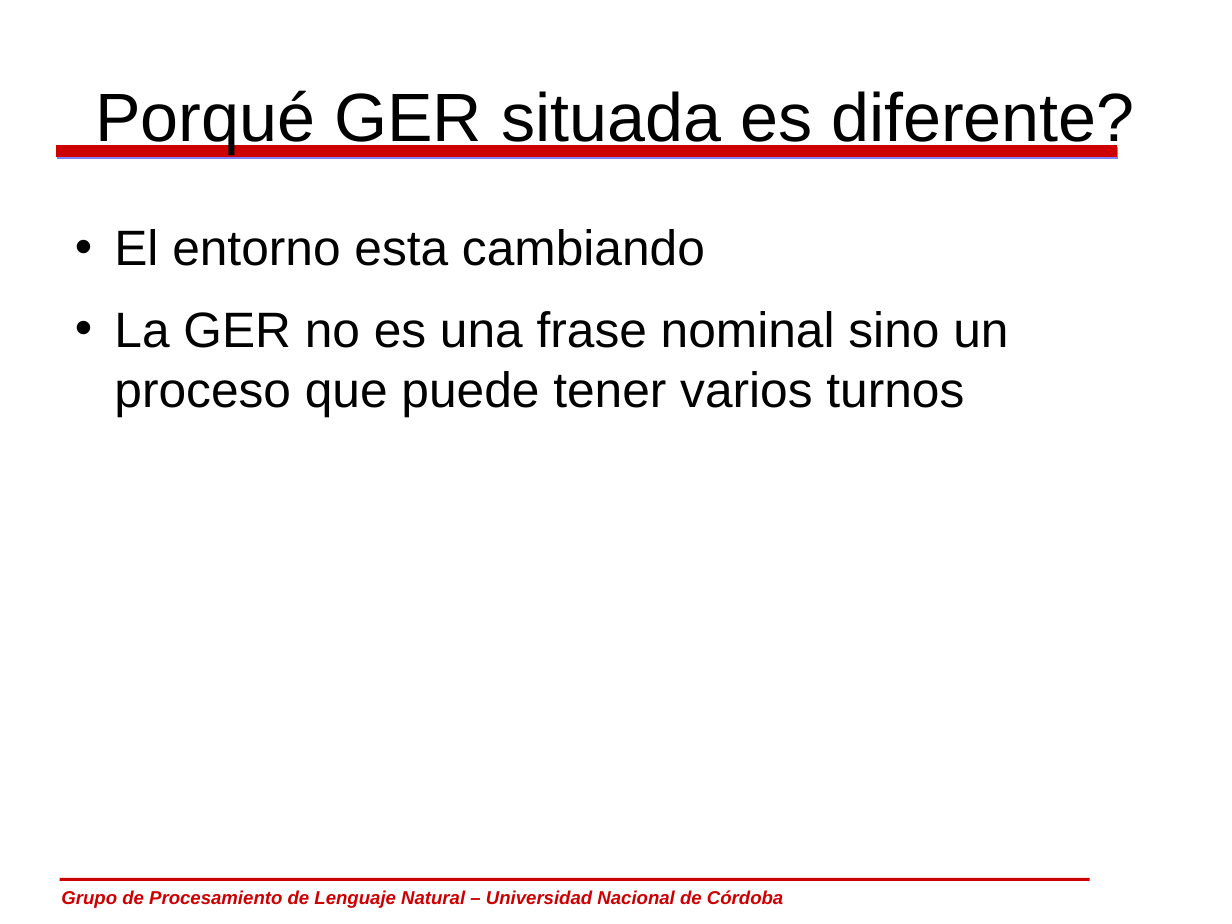
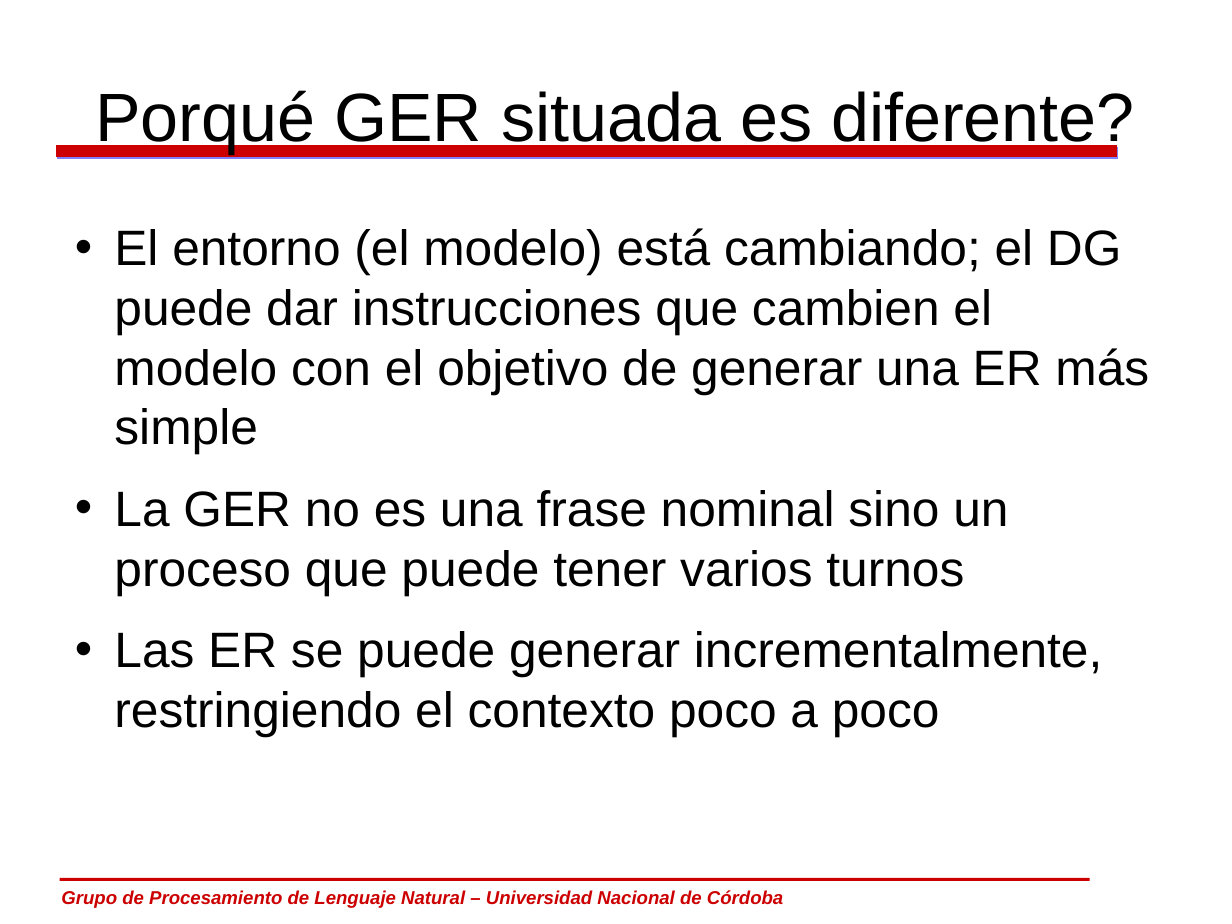
Before and after one commit to carlosareces/elic10, a slide deck: slide 37 of slides/dia5.odp (slide 34 before the commit). Drawn at 1232x924 pixels with LibreOffice and Linux fonts; fonts in the diff are those of the drawing; background and template pictures are left out. Boxes give left, top, right and bottom in pixels: in the first picture for what was removed or moved away, otherwise in the second. Text is boxed around its words. In the diff, an @@ line names an element or a change of style, - is before the commit and + after.

```diff
--- a/slides/dia5.odp
+++ b/slides/dia5.odp
@@ text at box(114, 228, 1149, 454): text changed @@
-• El entorno esta cambiando
+• El entorno (el modelo) está cambiando; el DG puede dar instrucciones que cambien el modelo con el objetivo de generar una ER más simple
@@ text at box(114, 631, 1102, 736): paragraph added @@
+• Las ER se puede generar incrementalmente, restringiendo el contexto poco a poco
```
Also in this commit, not shown: 2 other slides changed, 8 slides added, 2 slides removed.
